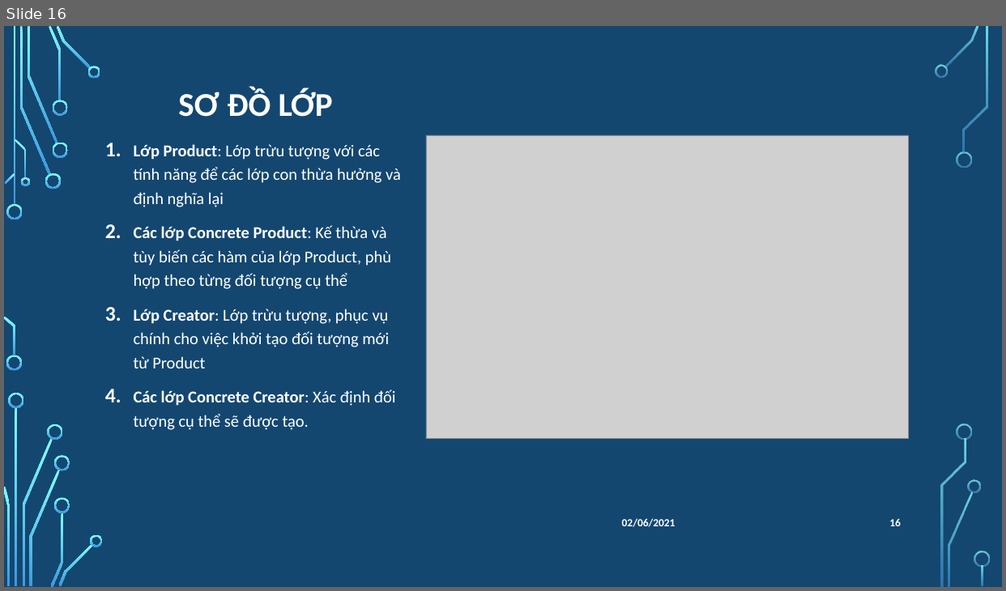
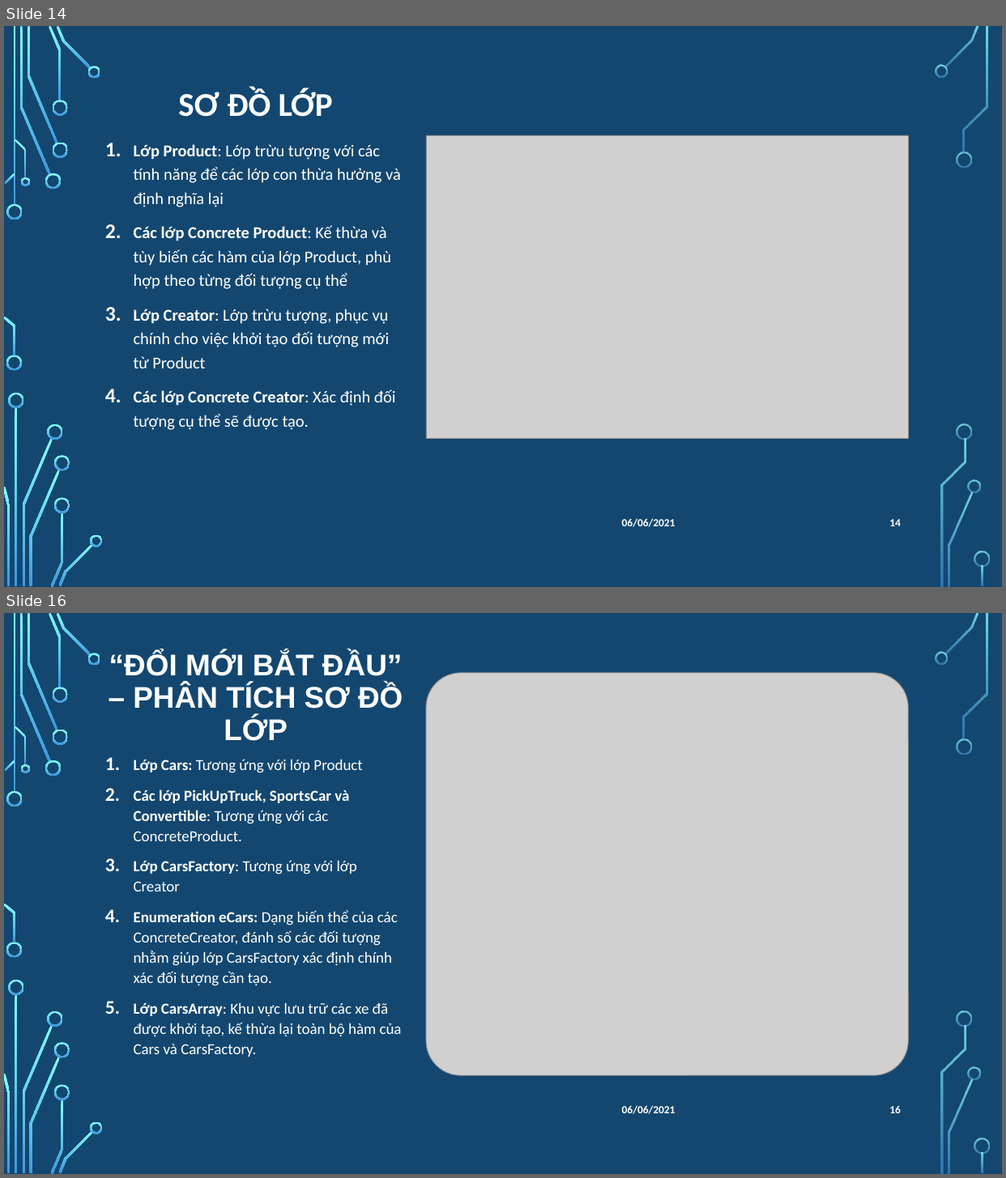
Before and after one commit to KhanhThinh/projects, a slide deck: docs/OOPForLife.pptx. Shown one above the other, each under a label of ours: slide 16 before the commit, slides 14 and 16 after it; the slides between them are not shown. The pictures are 1006x591 and 1006x1178 pixels, drawn with LibreOffice and Linux fonts; fonts in the diff are those of the drawing; grey boxes stand for pictures; background and template pictures are left out. Boxes give left, top, right and bottom in pixels: in the first picture for what was removed or moved away, otherwise in the second. Text is boxed around its words. In the diff, an @@ line names an element or a change of style, - is before the commit and + after.

```diff
--- a/docs/OOPForLife.pptx
+++ b/docs/OOPForLife.pptx
@@ slide 16 added at (x1=4, y1=613, x2=1002, y2=1174), background picture (left out); not listed: 36 template elements that a slide beside it also shows @@
@@ title added at (x1=109, y1=652, x2=403, y2=741), 28.8 pt, text #FFFFFF, bold @@
+“ĐỔI MỚI BẮT ĐẦU” – PHÂN TÍCH SƠ ĐỒ LỚP
@@ picture added at (x1=426, y1=673, x2=908, y2=1076) @@
@@ text added at (x1=134, y1=759, x2=402, y2=1057), 14.8 pt, text #FFFFFF @@
+1. Lớp Cars: Tương ứng với lớp Product
+2. Các lớp PickUpTruck, SportsCar và Convertible: Tương ứng với các ConcreteProduct.
+3. Lớp CarsFactory: Tương ứng với lớp Creator
+4. Enumeration eCars: Dạng biến thể của các ConcreteCreator, đánh số các đối tượng nhằm giúp lớp CarsFactory xác định chính xác đối tượng cần tạo.
+5. Lớp CarsArray: Khu vực lưu trữ các xe đã được khởi tạo, kế thừa lại toàn bộ hàm của Cars và CarsFactory.
@@ text added at (x1=622, y1=1105, x2=675, y2=1114), 10.5 pt, text #FFFFFF, bold @@
+06/06/2021
@@ page number added at (x1=889, y1=1105, x2=901, y2=1114), 10.5 pt, text #FFFFFF, bold @@
+16
@@ what was slide 16 is now slide 14 @@
@@ slide 14 changed as well @@
@@ text at (x1=622, y1=518, x2=675, y2=527): text changed @@
-02/06/2021
+06/06/2021
@@ page number at (x1=889, y1=519, x2=901, y2=527): text changed @@
-16
+14
```
Also in this commit, not shown: 16 other slides changed, 12 other slides added, 2 slides removed, 1 other file.
